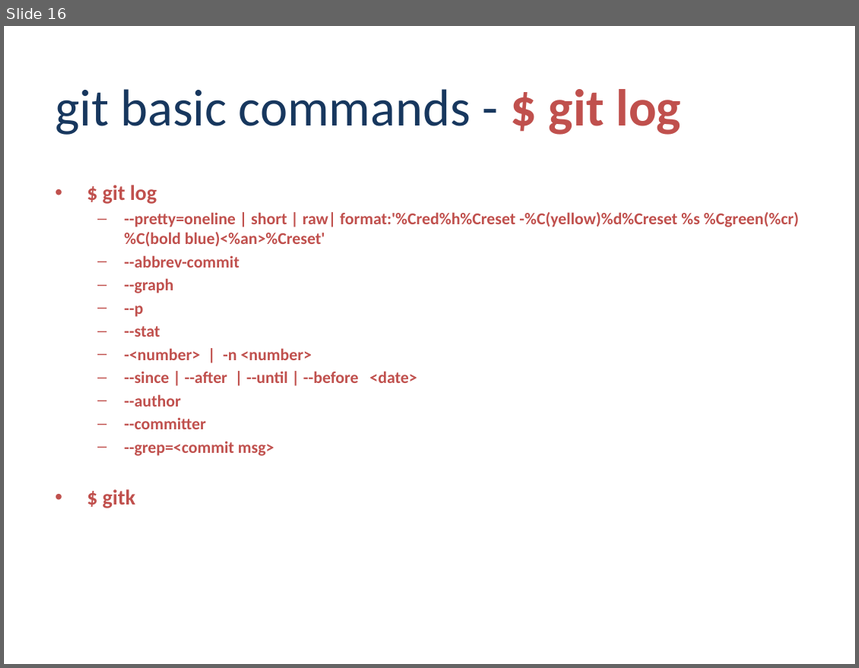
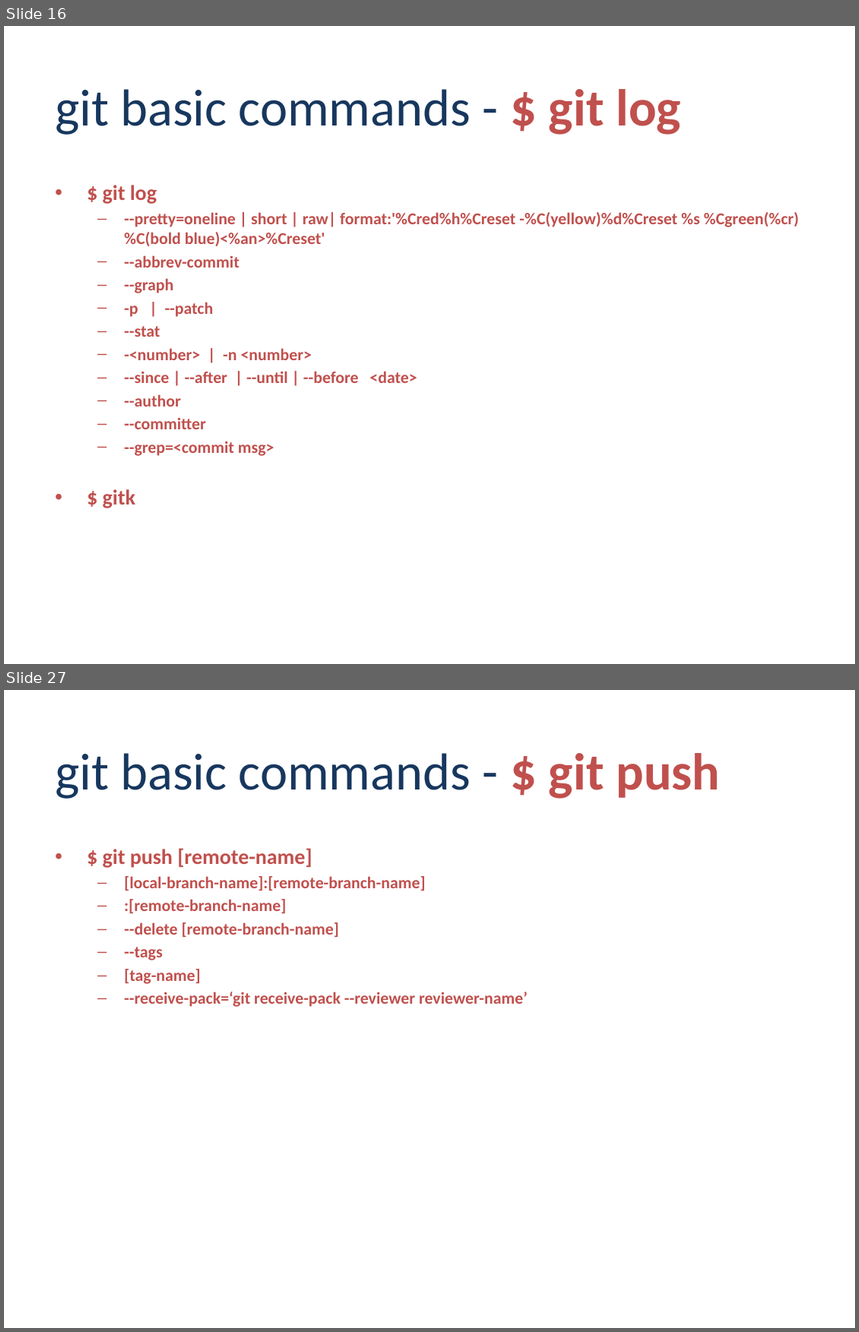
Before and after one commit to ayi0z/PGRN, a slide deck: ProGit.pptx. Shown one above the other, each under a label of ours: slide 16 before the commit, slides 16 and 27 after it; the slides between them are not shown. The pictures are 859x668 and 859x1332 pixels, drawn with LibreOffice and Linux fonts; fonts in the diff are those of the drawing; background and template pictures are left out. Boxes give left, top, right and bottom in pixels: in the first picture for what was removed or moved away, otherwise in the second. Text is boxed around its words. In the diff, an @@ line names an element or a change of style, - is before the commit and + after.

```diff
--- a/ProGit.pptx
+++ b/ProGit.pptx
@@ slide 27 added at bbox=[4, 690, 855, 1328], background picture (left out) @@
@@ title added at bbox=[55, 753, 720, 799], 44 pt, text #17375E @@
+git basic commands - $ git push
@@ text added at bbox=[103, 848, 528, 1007], 14 pt, text #C0504D, bold @@
+• $ git push [remote-name]
+  – [local-branch-name]:[remote-branch-name]
+  – :[remote-branch-name]
+  – --delete [remote-branch-name]
+  – --tags
+  – [tag-name]
+  – --receive-pack=‘git receive-pack --reviewer reviewer-name’
@@ slide 16 changed as well @@
@@ text at bbox=[124, 302, 214, 317]: text changed @@
-  – --p
+  – -p | --patch
```
Also in this commit, not shown: 6 other slides changed, 12 other slides added, 1 other file.
